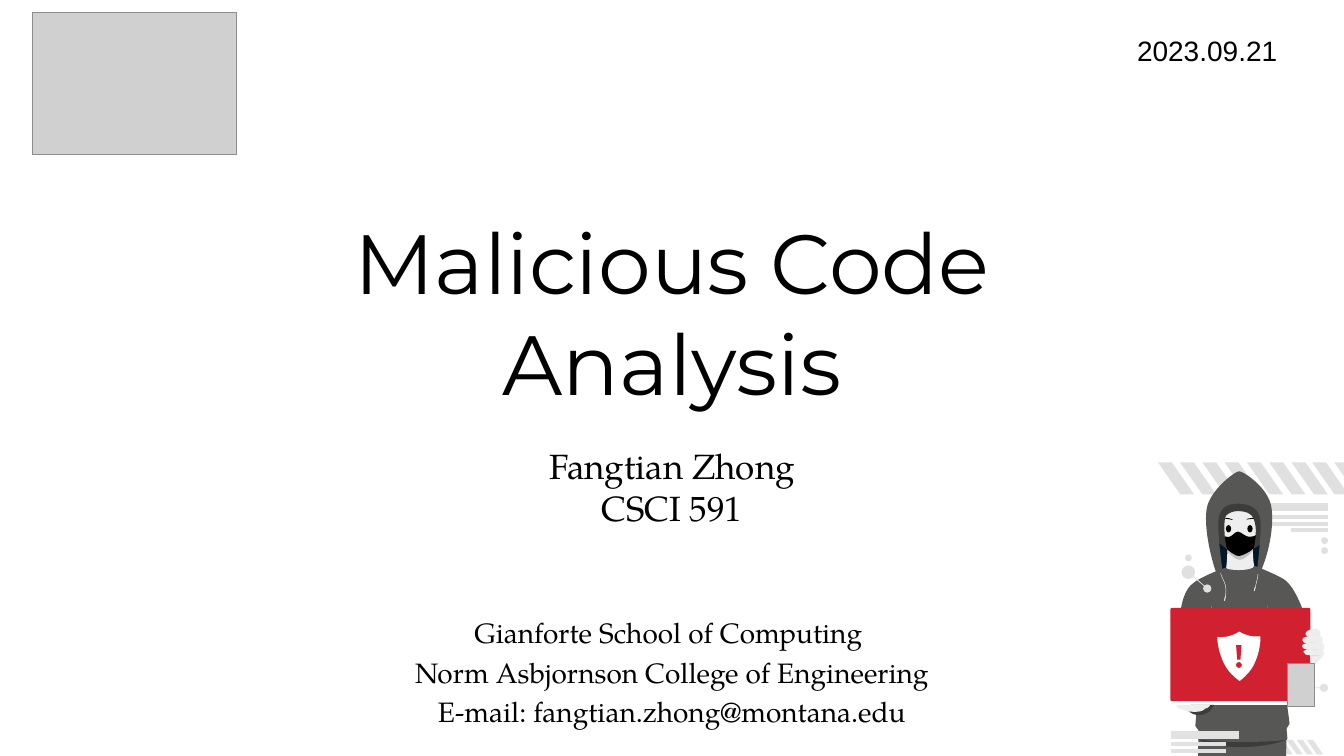
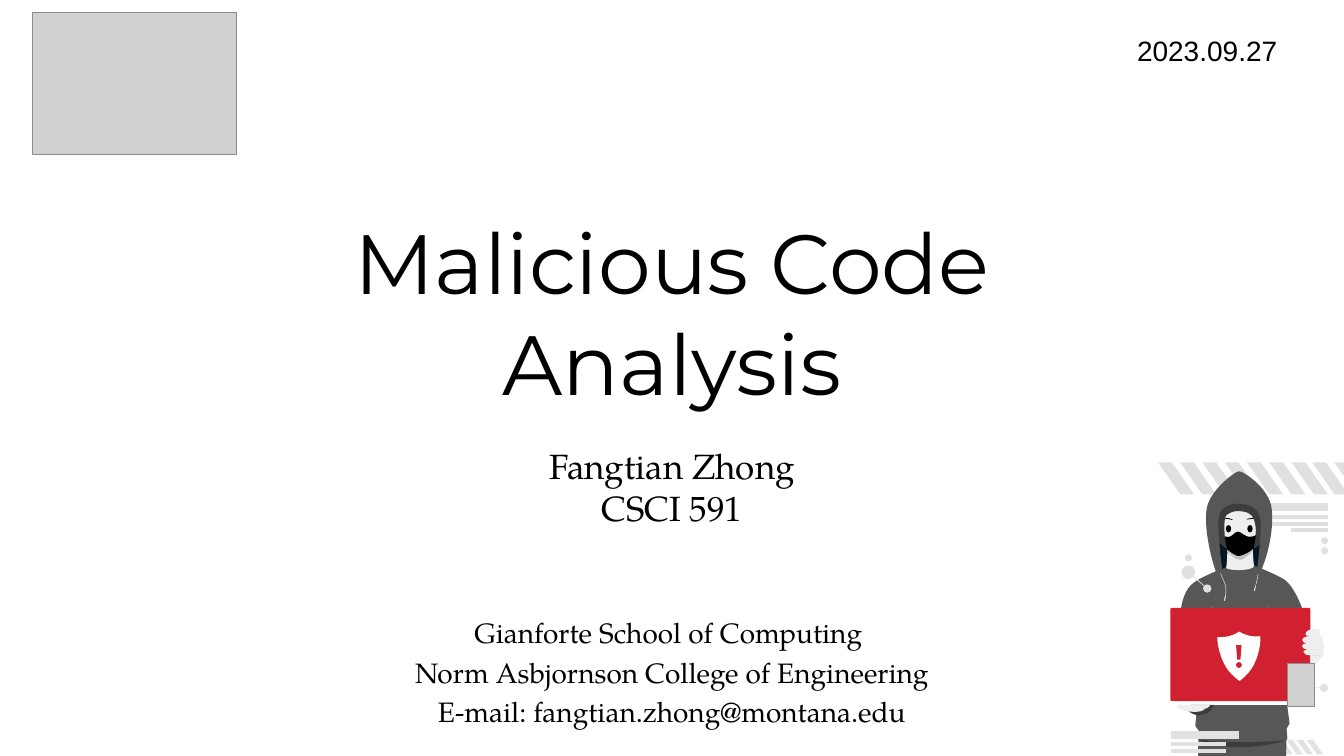
Before and after one commit to fangtian-zhong/fangtian-zhong.github.io, a slide deck: slide 1 of assets/slides/CSCI_591_Malicious_Code_Analysis_10.pptx. Drawn at 1344x756 pixels with LibreOffice and Linux fonts; fonts in the diff are those of the drawing; grey boxes stand for pictures. Boxes give left, top, right and bottom in pixels: in the first picture for what was removed or moved away, otherwise in the second. Text is boxed around its words. In the diff, an @@ line names an element or a change of style, - is before the commit and + after.

```diff
--- a/assets/slides/CSCI_591_Malicious_Code_Analysis_10.pptx
+++ b/assets/slides/CSCI_591_Malicious_Code_Analysis_10.pptx
@@ text at (1137,41,1277,62): text changed @@
-2023.09.21
+2023.09.27
```
Also in this commit, not shown: 10 other slides changed, 1 slide added, 1 slide removed.
